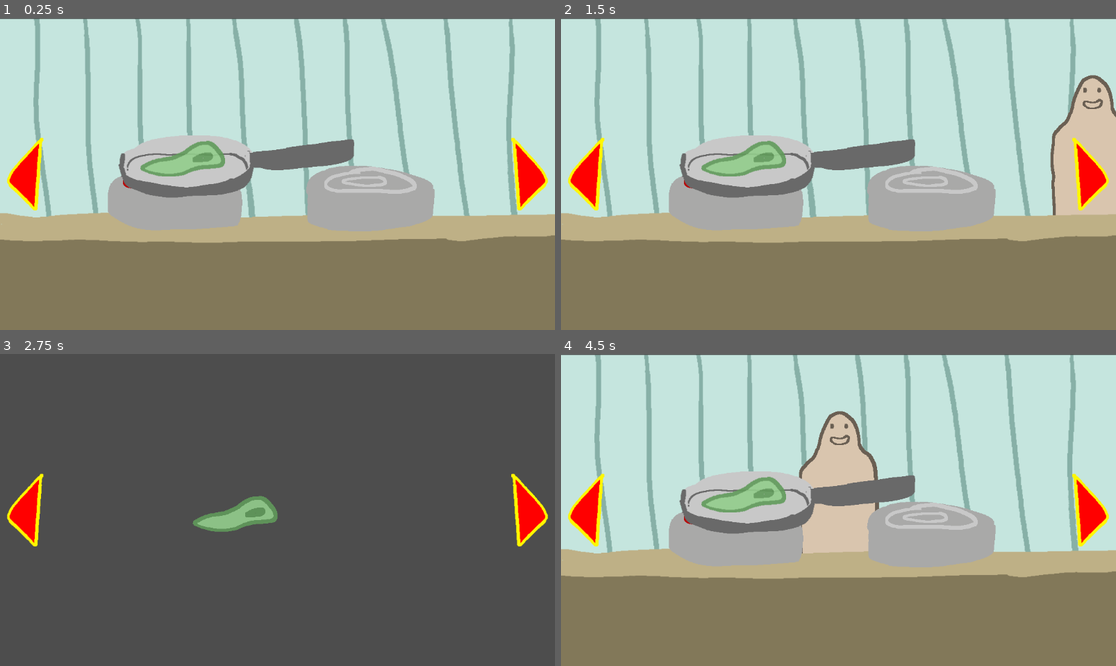
Above: before the commit, frames 1-4 (two rows, left to right).
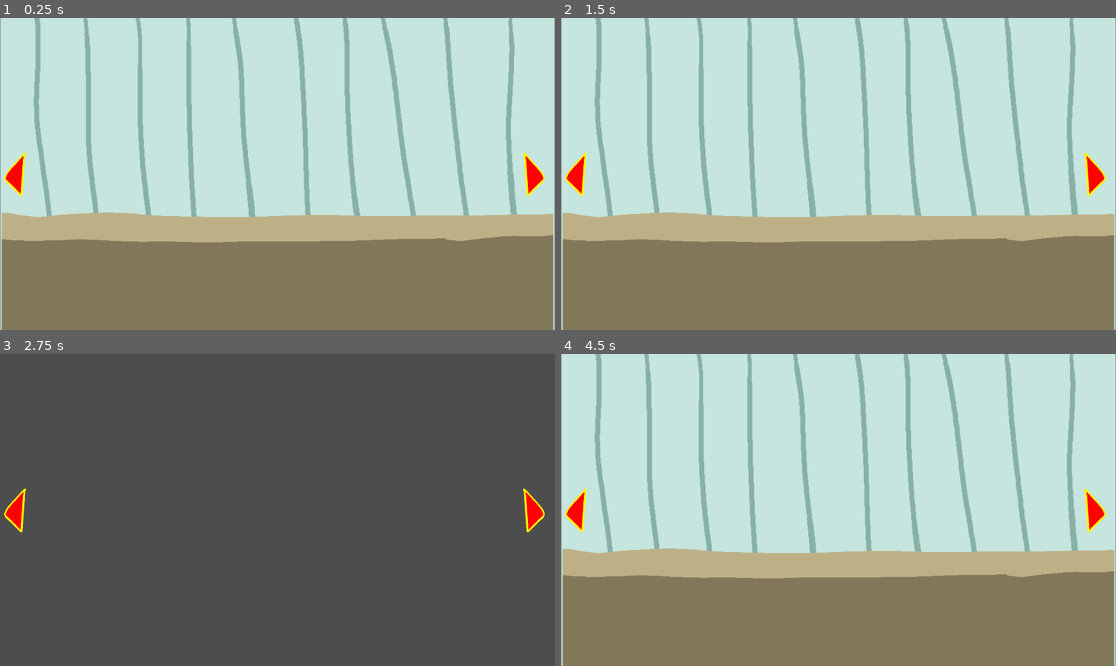
Above: after the commit, the same moments.

Repository: Atticus-Atticus/Monster-Menu
Game: Godot game, scene res://Scenes/Levels/Restaurant Scene.tscn
Same seed, same stepped clock (60 frames per second), same inputs: the game is played once before the commit and once after it.
Inputs (mouse positions are in pixels of both pictures, inside the frame that each line leads up to; where the layout moved, square brackets give the same spot in the first picture):
- Up to frame 1 (0.25 s): no input
- Up to frame 2 (1.5 s): click (577, 174) [588, 174] at 0.5 s; click (1093, 174) [1088, 174] at 1.25 s
- Up to frame 3 (2.75 s): click (16, 510) [27, 510] at 2 s
- Up to frame 4 (4.5 s): click (1093, 510) [1088, 510] at 2.75 s; click (577, 510) [588, 510] at 3.5 s; click (1093, 510) [1088, 510] at 4.25 s

The runs differ from the first frame. In frame 1, 15% of the frame differs, in the area x 0-100%, y 0-100%; in frame 2, 18%; in frame 3, 2.4%; in frame 4, 19%.

Commit message:
7/3/26
- interactables initialised
- set up spriteswap 4 fridge (did not test yet)
committing this b4 *i* commit 2 resizing every fuckin thing. sigh

Diff:
--- a/Scenes/Levels/Restaurant Scene.tscn
+++ b/Scenes/Levels/Restaurant Scene.tscn
@@ -4,10 +4,16 @@
 [ext_resource type="Texture2D" uid="uid://btoswl80m0rs7" path="res://Assets/Temp Assets/Background.png" id="1_27fwp"]
 [ext_resource type="Script" uid="uid://b3cgi7x8lbftc" path="res://Scripts/Restaurant/restaurant_scene.gd" id="1_ex7vx"]
 [ext_resource type="PackedScene" uid="uid://w3eucis2p24f" path="res://Scenes/Restaurant specific/npc_spawner.tscn" id="4_251mm"]
-[ext_resource type="Texture2D" uid="uid://b0gs3y2ltic15" path="res://Assets/Temp Assets/Slime.png" id="5_c8ibj"]
+[ext_resource type="Texture2D" uid="uid://dlswgbxs24bnm" path="res://Assets/Temp Assets/kitchen cupboards.png" id="4_ex7vx"]
+[ext_resource type="Texture2D" uid="uid://c0adtq37jb5fd" path="res://Assets/Temp Assets/window.png" id="5_56vm3"]
 [ext_resource type="PackedScene" uid="uid://b8egbrqblo66b" path="res://Scenes/Restaurant specific/test.tscn" id="5_mufko"]
 [ext_resource type="PackedScene" uid="uid://bdppl18wd8pe7" path="res://Scenes/Restaurant specific/switch_screens.tscn" id="5_umv8g"]
-[ext_resource type="Texture2D" uid="uid://eahgcnmumbmy" path="res://Assets/Temp Assets/Pan.png" id="6_ex7vx"]
+[ext_resource type="Texture2D" uid="uid://d016pdcgt0imf" path="res://Assets/Temp Assets/light.png" id="6_7d8ch"]
+[ext_resource type="PackedScene" uid="uid://c6t2vjts21umi" path="res://Scenes/Restaurant specific/fridge.tscn" id="7_56vm3"]
+[ext_resource type="PackedScene" uid="uid://ce6aj7qqtnlaq" path="res://Scenes/Restaurant specific/back_door.tscn" id="9_4yuwe"]
+[ext_resource type="Texture2D" uid="uid://ujfjnv0g1n3l" path="res://Assets/Temp Assets/Player.png" id="10_4yuwe"]
+[ext_resource type="Texture2D" uid="uid://bgumdcavc1tdv" path="res://Assets/Temp Assets/register.png" id="10_kirmr"]
+[ext_resource type="PackedScene" uid="uid://8wd7vypydkyw" path="res://Scenes/Restaurant specific/stove.tscn" id="11_jtn77"]
 
 [node name="Restaurant" type="Node2D" unique_id=1227212215]
 script = ExtResource("1_ex7vx")
@@ -19,39 +25,101 @@
 [node name="Camera1" type="Camera2D" parent="Kitchen/Cameras" unique_id=396861858]
 
 [node name="Camera2" type="Camera2D" parent="Kitchen/Cameras" unique_id=2088306497]
-position = Vector2(-1152, 0)
+position = Vector2(-1920, 0)
 
 [node name="Camera3" type="Camera2D" parent="Kitchen/Cameras" unique_id=1856266813]
-position = Vector2(-2304, 0)
+position = Vector2(-3840, 0)
 
-[node name="Background" type="Sprite2D" parent="Kitchen" unique_id=582939804]
+[node name="BG elements" type="Node2D" parent="Kitchen" unique_id=1727675845]
+
+[node name="Background" type="Sprite2D" parent="Kitchen/BG elements" unique_id=582939804]
 z_index = 1
+scale = Vector2(2.13, 1.8)
+texture = ExtResource("1_27fwp")
+
+[node name="Background2" type="Sprite2D" parent="Kitchen/BG elements" unique_id=1909708591]
+visible = false
+z_index = 1
+position = Vector2(-1152, 0)
 scale = Vector2(1.28, 1.0733334)
 texture = ExtResource("1_27fwp")
 
-[node name="Counter" type="Sprite2D" parent="Kitchen" unique_id=1250188291]
+[node name="Background3" type="Sprite2D" parent="Kitchen/BG elements" unique_id=120608571]
+visible = false
+z_index = 1
+position = Vector2(-2304, 0)
+scale = Vector2(1.28, 1.0733334)
+texture = ExtResource("1_27fwp")
+
+[node name="Counter" type="Sprite2D" parent="Kitchen/BG elements" unique_id=1250188291]
 z_index = 3
 position = Vector2(3.0517578e-05, 2)
-scale = Vector2(1.28, 1.0733334)
+scale = Vector2(2.1199992, 1.7933328)
 texture = ExtResource("1_6o2kf")
 
-[node name="NPC_Spawner" parent="Kitchen" unique_id=872110875 instance=ExtResource("4_251mm")]
-z_index = 1
-position = Vector2(224, 48)
+[node name="Counter2" type="Sprite2D" parent="Kitchen/BG elements" unique_id=1617771929]
+visible = false
+z_index = 3
+position = Vector2(-1920, 0)
+scale = Vector2(2.12, 1.7933328)
+texture = ExtResource("1_6o2kf")
+
+[node name="KitchenCupboards" type="Sprite2D" parent="Kitchen/BG elements" unique_id=331155985]
+visible = false
+z_index = 2
+position = Vector2(-2056, -240)
+texture = ExtResource("4_ex7vx")
+
+[node name="Window" type="Sprite2D" parent="Kitchen/BG elements" unique_id=1832232843]
+visible = false
+z_index = 3
+position = Vector2(-1368, 8)
+texture = ExtResource("5_56vm3")
+
+[node name="Register" type="Sprite2D" parent="Kitchen/BG elements" unique_id=1127318817]
+visible = false
+z_index = 3
+position = Vector2(-184, 56)
+texture = ExtResource("10_kirmr")
+
+[node name="Player" type="Sprite2D" parent="Kitchen/BG elements" unique_id=1775997161]
+visible = false
+z_index = 3
+position = Vector2(-408, 64.00001)
+scale = Vector2(1, 1.2800009)
+texture = ExtResource("10_4yuwe")
+
+[node name="Light" type="Sprite2D" parent="Kitchen/BG elements" unique_id=909798742]
+visible = false
+z_index = 3
+position = Vector2(-1152, -296)
+texture = ExtResource("6_7d8ch")
 
 [node name="Test" parent="Kitchen" unique_id=1167416085 instance=ExtResource("5_mufko")]
+visible = false
 z_index = 5
 position = Vector2(-64, 16)
 
-[node name="camera testers" type="Node2D" parent="Kitchen" unique_id=950129332]
-position = Vector2(-1240, 8)
+[node name="NPC_Spawner" parent="Kitchen" unique_id=872110875 instance=ExtResource("4_251mm")]
+visible = false
+z_index = 2
+position = Vector2(280, 56)
 
-[node name="Slime" type="Sprite2D" parent="Kitchen/camera testers" unique_id=1751437930]
-texture = ExtResource("5_c8ibj")
+[node name="Fridge" parent="Kitchen" unique_id=1085246631 instance=ExtResource("7_56vm3")]
+visible = false
+z_index = 4
+position = Vector2(-2616, 82)
 
-[node name="Pan" type="Sprite2D" parent="Kitchen/camera testers/Slime" unique_id=375128697]
-position = Vector2(-1104, 0)
-texture = ExtResource("6_ex7vx")
+[node name="BackDoor" parent="Kitchen" unique_id=80662571 instance=ExtResource("9_4yuwe")]
+visible = false
+z_index = 4
+position = Vector2(-816, 56)
+
+[node name="Stove" parent="Kitchen" unique_id=1997832154 instance=ExtResource("11_jtn77")]
+visible = false
+z_index = 4
+position = Vector2(-2000, 200)
+scale = Vector2(1, 1.2400006)
 
 [node name="CanvasLayer" type="CanvasLayer" parent="." unique_id=1197462834]
 
--- /dev/null
+++ b/Scenes/Restaurant specific/back_door.tscn
@@ -0,0 +1,18 @@
+[gd_scene format=3 uid="uid://ce6aj7qqtnlaq"]
+
+[ext_resource type="Script" uid="uid://ge8jo6gllghd" path="res://Scripts/Restaurant/back_door.gd" id="1_1u7u3"]
+[ext_resource type="Texture2D" uid="uid://b0a0qx4bhr6a2" path="res://Assets/Temp Assets/door.png" id="2_ekh8i"]
+
+[sub_resource type="RectangleShape2D" id="RectangleShape2D_gd4no"]
+size = Vector2(352, 528)
+
+[node name="BackDoor" type="Area2D" unique_id=80662571]
+script = ExtResource("1_1u7u3")
+
+[node name="Door" type="Sprite2D" parent="." unique_id=2069309826]
+texture = ExtResource("2_ekh8i")
+
+[node name="CollisionShape2D" type="CollisionShape2D" parent="." unique_id=1629811669]
+shape = SubResource("RectangleShape2D_gd4no")
+
+[connection signal="input_event" from="." to="." method="_on_input_event"]
--- /dev/null
+++ b/Scenes/Restaurant specific/fridge.tscn
@@ -0,0 +1,18 @@
+[gd_scene format=3 uid="uid://c6t2vjts21umi"]
+
+[ext_resource type="Script" uid="uid://ckp7bpdrmxfaa" path="res://Scripts/Restaurant/fridge.gd" id="1_rxdx5"]
+[ext_resource type="Texture2D" uid="uid://1q5nbm2sc1ue" path="res://Assets/Temp Assets/fridge 1.png" id="2_ew3fd"]
+
+[sub_resource type="RectangleShape2D" id="RectangleShape2D_f16n3"]
+size = Vector2(256, 480)
+
+[node name="Fridge" type="Area2D" unique_id=1085246631]
+script = ExtResource("1_rxdx5")
+
+[node name="FridgeText" type="Sprite2D" parent="." unique_id=1833986899]
+texture = ExtResource("2_ew3fd")
+
+[node name="CollisionShape2D" type="CollisionShape2D" parent="." unique_id=2055352258]
+shape = SubResource("RectangleShape2D_f16n3")
+
+[connection signal="input_event" from="." to="." method="_on_input_event"]
--- /dev/null
+++ b/Scenes/Restaurant specific/stove.tscn
@@ -0,0 +1,20 @@
+[gd_scene format=3 uid="uid://8wd7vypydkyw"]
+
+[ext_resource type="Script" uid="uid://b0y6vhuivoaqv" path="res://Scripts/Restaurant/stove.gd" id="1_c5crc"]
+[ext_resource type="Texture2D" uid="uid://b4clqp8uecq4s" path="res://Assets/Temp Assets/oven.png" id="1_sa4o3"]
+
+[sub_resource type="RectangleShape2D" id="RectangleShape2D_c5crc"]
+size = Vector2(256, 224)
+
+[node name="Stove" type="Area2D" unique_id=1997832154]
+script = ExtResource("1_c5crc")
+
+[node name="Oven" type="Sprite2D" parent="." unique_id=1628454051]
+position = Vector2(0, -8)
+texture = ExtResource("1_sa4o3")
+
+[node name="CollisionShape2D" type="CollisionShape2D" parent="." unique_id=319596731]
+position = Vector2(0, -8)
+shape = SubResource("RectangleShape2D_c5crc")
+
+[connection signal="input_event" from="." to="." method="_on_input_event"]
--- a/Scenes/Restaurant specific/switch_screens.tscn
+++ b/Scenes/Restaurant specific/switch_screens.tscn
@@ -23,8 +23,8 @@
 
 [node name="MarginContainer" type="MarginContainer" parent="." unique_id=1917810310]
 layout_mode = 1
-offset_right = 1164.488
-offset_bottom = 648.0
+offset_right = 1920.0
+offset_bottom = 1080.0
 scale = Vector2(0.98927593, 1.0033594)
 theme_override_constants/margin_left = 15
 theme_override_constants/margin_top = 0
--- /dev/null
+++ b/Scripts/Restaurant/back_door.gd
@@ -0,0 +1,15 @@
+extends Area2D
+
+
+func _ready() -> void:
+	pass # Replace with function body.
+
+
+#----------------------------------FUNCTIONS-----------------------------
+func _on_input_event(viewport: Node, event: InputEvent, shape_idx: int) -> void:
+	if event is InputEventMouseButton and event.button_index == MOUSE_BUTTON_LEFT and event.is_pressed():
+		on_click()
+
+func on_click():
+	#here you'll be able to leave the kitchen to go to the dungeons
+	print("You clicked on the backdoor.")
--- /dev/null
+++ b/Scripts/Restaurant/fridge.gd
@@ -0,0 +1,19 @@
+extends Area2D
+
+@export var slinkFridge = "res://Assets/Temp Assets/fridge 2.png"
+
+
+#changing the sprite if slink gets looted.
+func _ready():
+	if Globals.slinkLoot == true:
+		$FridgeText.texture = slinkFridge
+
+
+#----------------------------------FUNCTIONS-----------------------------
+func _on_input_event(viewport: Node, event: InputEvent, shape_idx: int) -> void:
+	if event is InputEventMouseButton and event.button_index == MOUSE_BUTTON_LEFT and event.is_pressed():
+		on_click()
+
+func on_click():
+	#here will be the popup of what ingredience we have
+	print("You clicked the fridge <3")
--- a/Scripts/Restaurant/npc.gd
+++ b/Scripts/Restaurant/npc.gd
@@ -1,5 +1,4 @@
 extends Area2D
-
 
 var RanNumGen = RandomNumberGenerator.new()
 var canInteract = false
--- /dev/null
+++ b/Scripts/Restaurant/stove.gd
@@ -0,0 +1,10 @@
+extends Area2D
+
+
+func _on_input_event(viewport: Node, event: InputEvent, shape_idx: int) -> void:
+		if event is InputEventMouseButton and event.button_index == MOUSE_BUTTON_LEFT and event.is_pressed():
+			on_click()
+
+func on_click():
+	#activate minigame
+	print("Stove clicked")
--- a/project.godot
+++ b/project.godot
@@ -19,6 +19,12 @@
 
 Globals="*uid://bwae0c3pn0vx3"
 
+[display]
+
+window/size/viewport_width=1920
+window/size/viewport_height=1080
+window/size/resizable=false
+
 [gui]
 
 theme/default_font_multichannel_signed_distance_field=true
Binary file added: Assets/Temp Assets/door.png
Not shown, added: Assets/Temp Assets/door.png.import
Binary file added: Assets/Temp Assets/fridge 1.png
Not shown, added: Assets/Temp Assets/fridge 1.png.import
Binary file added: Assets/Temp Assets/fridge 2.png
Not shown, added: Assets/Temp Assets/fridge 2.png.import
Binary file added: Assets/Temp Assets/kitchen cupboards.png
Not shown, added: Assets/Temp Assets/kitchen cupboards.png.import
Binary file added: Assets/Temp Assets/light.png
Not shown, added: Assets/Temp Assets/light.png.import
Binary file added: Assets/Temp Assets/oven.png
Not shown, added: Assets/Temp Assets/oven.png.import
(and 5 more such lines)
